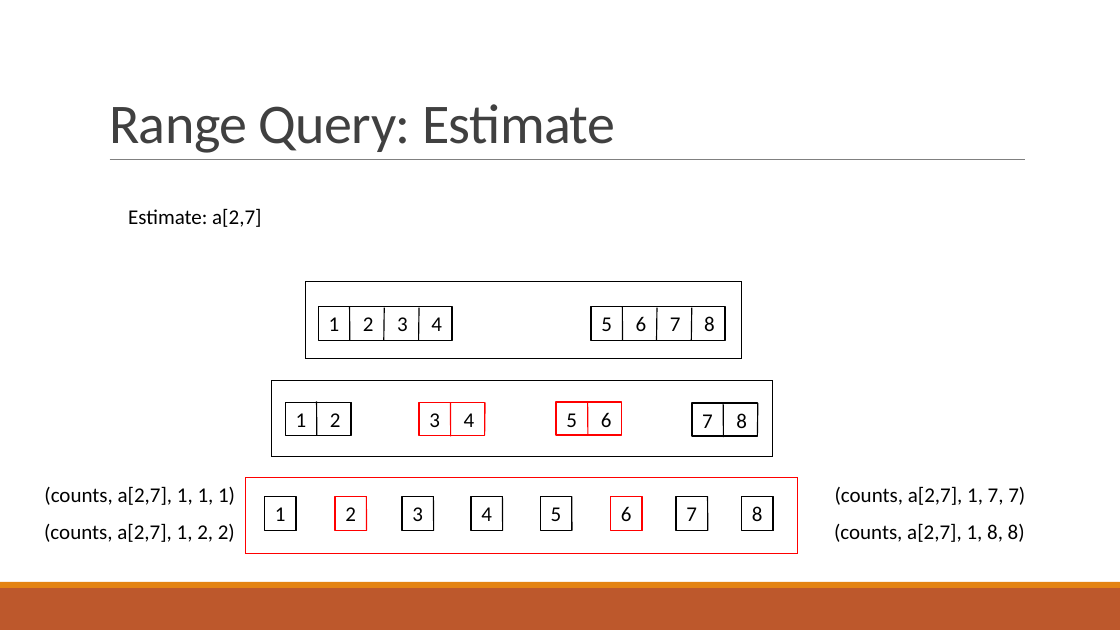
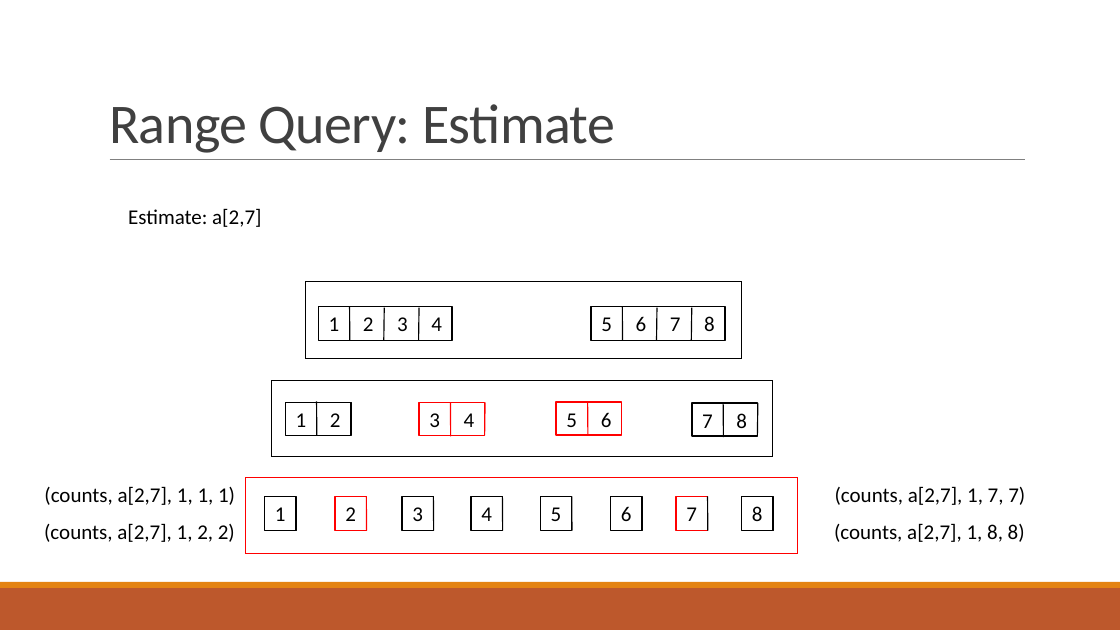
Before and after one commit to ewagner46/count_min_sketch_technical_summary, a slide deck: slide 43 of count_min_sketch_talk_EW.pptx (slide 30 before the commit). Drawn at 1120x630 pixels with LibreOffice and Linux fonts; fonts in the diff are those of the drawing. Boxes give left, top, right and bottom in pixels: in the first picture for what was removed or moved away, otherwise in the second. Text is boxed around its words. In the diff, an @@ line names an element or a change of style, - is before the commit and + after.

Commit message:
range query tex revisions. added ravi and matts slides

```diff
--- a/count_min_sketch_talk_EW.pptx
+++ b/count_min_sketch_talk_EW.pptx
@@ rectangle "6" at bbox=[611, 497, 642, 531]: outline #FF0000 1.25 pt to #000000 1.25 pt @@
@@ line (642, 497) - (642, 531): stroke #FF0000 1 pt to #000000 1 pt @@
@@ rectangle "7" at bbox=[676, 497, 707, 531]: outline #000000 1.25 pt to #FF0000 1.25 pt @@
```
Also in this commit, not shown: 5 other slides changed, 13 slides added, 1 other file.
